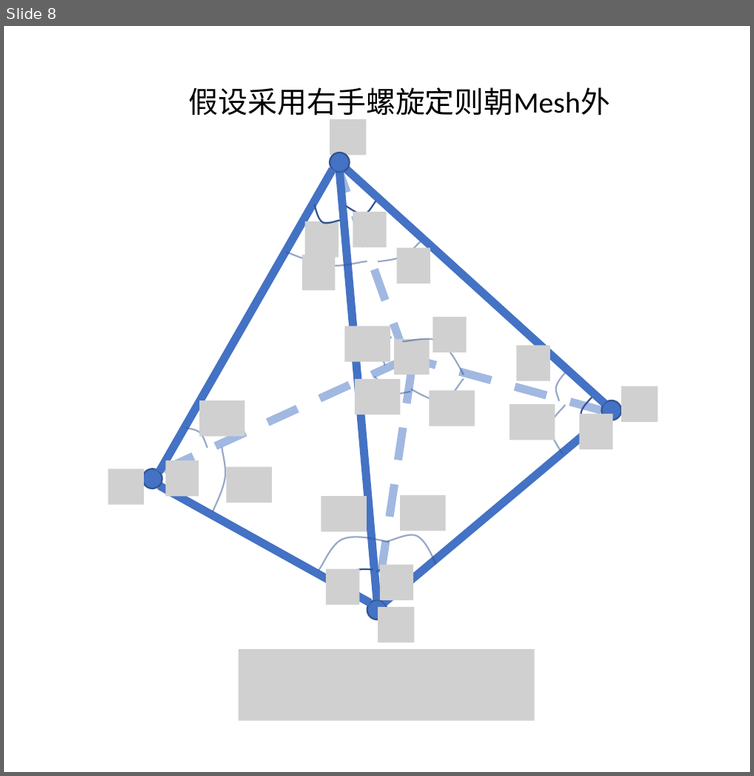
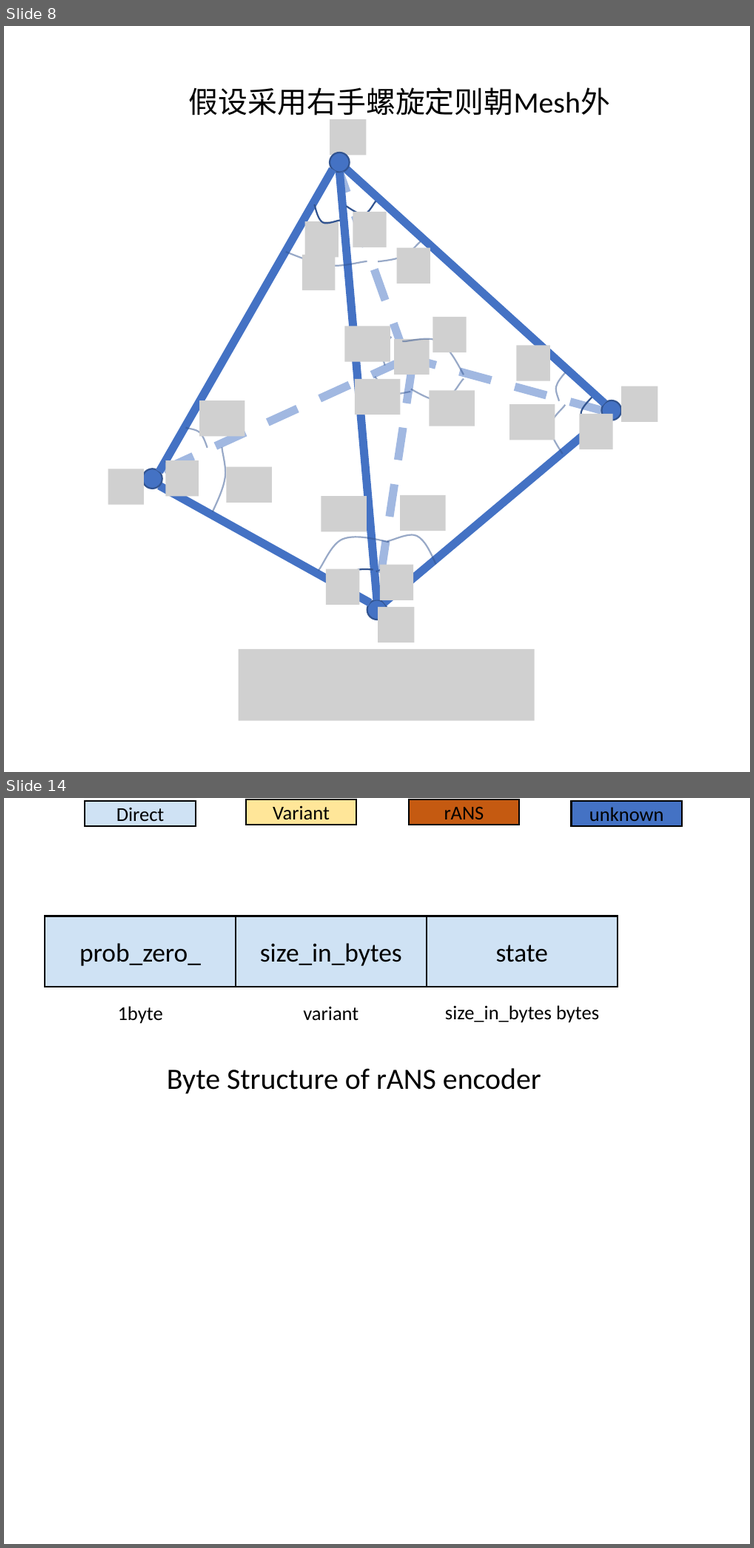
Before and after one commit to BigBang019/Reading, a slide deck: draco/operator.pptx. Shown one above the other, each under a label of ours: slide 8 before the commit, slides 8 and 14 after it; the slides between them are not shown. The pictures are 754x776 and 754x1548 pixels, drawn with LibreOffice and Linux fonts; fonts in the diff are those of the drawing; grey boxes stand for pictures. Boxes give left, top, right and bottom in pixels: in the first picture for what was removed or moved away, otherwise in the second. Text is boxed around its words. In the diff, an @@ line names an element or a change of style, - is before the commit and + after.

```diff
--- a/draco/operator.pptx
+++ b/draco/operator.pptx
@@ slide 14 added at [4,798,750,1544], background #FFFFFF @@
@@ rectangle added at [85,802,196,826], fill #CFE2F4, outline #000000 1 pt, 12 pt, text #000000 @@
+Direct
@@ rectangle added at [246,799,357,824], fill #FFE699, outline #000000 1 pt, 12 pt, text #000000 @@
+Variant
@@ rectangle added at [409,799,520,824], fill #C55A11, outline #000000 1 pt, 12 pt, text #000000 @@
+rANS
@@ rectangle added at [572,802,683,826], fill #4472C4, outline #000000 1 pt, 12 pt, text #000000 @@
+unknown
@@ rectangle added at [45,916,236,987], fill #CFE2F4, outline #000000 1 pt, 16 pt, text #000000 @@
+prob_zero_
@@ rectangle added at [236,916,427,987], fill #CFE2F4, outline #000000 1 pt, 16 pt, text #000000 @@
+size_in_bytes
@@ rectangle added at [427,916,617,987], fill #CFE2F4, outline #000000 1 pt, 16 pt, text #000000 @@
+state
@@ text added at [118,1006,163,1024], 12 pt, text #000000 @@
+1byte
@@ text added at [303,1006,358,1021], 12 pt, text #000000 @@
+variant
@@ text added at [445,1005,599,1023], 12 pt, text #000000 @@
+size_in_bytes bytes
@@ text added at [167,1068,541,1094], 18 pt, text #000000 @@
+Byte Structure of rANS encoder
```
Also in this commit, not shown: 9 other slides added, 3 other files.
